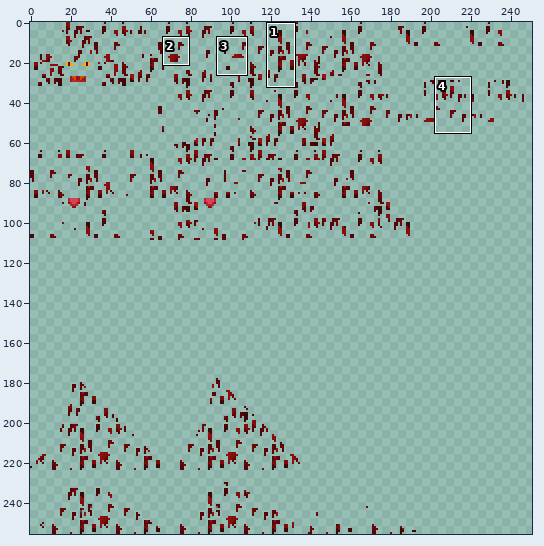
One commit to this sprite sheet: src/main/resources/assets/dragonmounts/textures/entities/dragon/nether/glow.png. Above, an overview of the earlier version with the close-up marked.
Close-up. As it was:
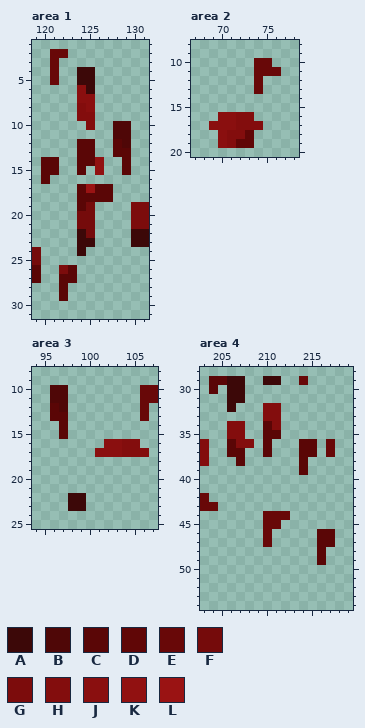
The file is 256x256 pixels. Pixels under 10% opacity are left out. Colours within 5 levels of each other are drawn and written as one. Shown: area 1: x 119..131, y 1..31; area 2: x 67..78, y 8..20; area 3: x 94..107, y 8..25; area 4: x 203..219, y 28..54. The wide view leaves out empty margins. The commit also changed other parts of the picture, which this record leaves out.
Palette (. is transparent): A #3c0808  B #4f0707  C #5a0606  D #600606  E #680808  F #750b0b  G #7c0c0c  H #830d0d  J #8a0f0f  K #911111  L #9a1313
Pixels before, area 1, first column x 119:
 2 ..EE.........
 3 ..E..........
 4 ..E..AA......
 5 ..E..AA......
 6 .....JA......
 7 .....JJ......
 8 .....HJ......
 9 .....HH......
10 ......H..BB..
11 .........BB..
12 .....CC..CB..
13 .....CC..CC..
14 .CC..CCK..C..
15 .CC..C.K..C..
16 .C...........
17 .....CLCC....
18 .....CCCC....
19 .....CF....GG
20 .....FF....GG
21 .....FF....GG
22 .....AF....AA
23 .....AA....AA
24 F....A.......
25 F............
26 C..GC........
27 C..CC........
28 ...C.........
29 ...C.........
Pixels before, area 2, first column x 69:
10 .....EE.
11 .....EEE
12 .....E..
13 .....E..
14 ........
15 ........
16 .JJHH...
17 JJJHHH..
18 .JHHD...
19 .JHDD...
Pixels before, area 3, first column x 96:
10 BB........EE
11 BB........EE
12 CB........E.
13 CC........E.
14 .C..........
15 .C..........
16 ......JJHH..
17 .....JJJHHH.
18 ............
19 ............
20 ............
21 ............
22 ..AA........
23 ..AA........
Pixels before, area 4, first column x 203:
29 .CCAA..AA..E...
30 .C.AA..........
31 ...AA..........
32 ...A...HH......
33 .......HH......
34 ...HH..CH......
35 ...HH..CC......
36 H..CHH.C...CC.E
37 H..CC..C...CC.E
38 H...C......C...
39 ...........C...
40 ...............
41 ...............
42 E..............
43 EE.............
44 .......EEE.....
45 .......EE......
46 .......E.....CC
47 .......E.....CC
48 .............C.
49 .............C.
Once edited:
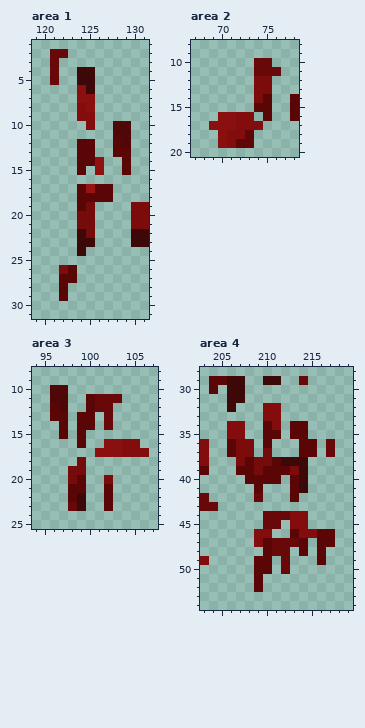
Changes in this commit:
Changed rows in their new state; - is an unchanged pixel.
Area 1:
first column x 120:
14 ..
15 ..
16 .-
first column x 119:
24 .
25 .
26 .
27 .
Area 2:
first column x 74:
12 GG---
13 GG---
14 GC--C
15 CC--C
16 -C--C
Area 3:
first column x 98:
10 --------..
11 --CEEE--..
12 --CEE---.-
13 -CC-E---.-
14 -CC-E-----
15 -C--------
16 -C--------
18 -F--------
19 FF--------
20 FC--G-----
21 CC--C-----
22 C---C-----
23 E---C-----
Area 4:
first column x 203:
34 ----------CC-
35 ----------CC-
36 ----GG-------
37 ----GG-F-----
38 ----GCFFCAAA-
39 C---CCFCCCGA-
40 -----CCCC-CA-
41 ------C---CA-
42 ------E---C--
44 ----------HH-
45 ----------HH-
46 ------HH--CHH
47 ------HCEEEC-
48 -------CEE-C-
49 H-----CC-E---
50 ------CC-E---
51 ------C------
52 ------C------
Pixel boxes of the changes (left, top, right, bottom) in both close-ups:
erased: (41, 157, 59, 184)
erased: (32, 247, 41, 283)
changed: (254, 76, 299, 121)
changed: (68, 385, 158, 511)
changed: (200, 421, 317, 592)
